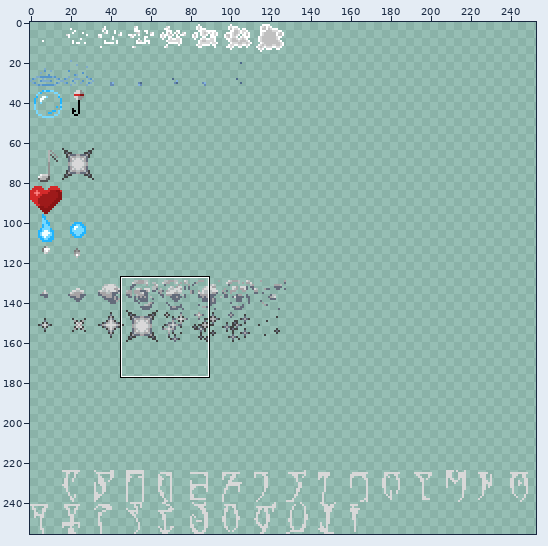
Sprite sheet: particles.png. Above, an overview of the earlier version with the close-up marked.
Close-up. Before the edit:
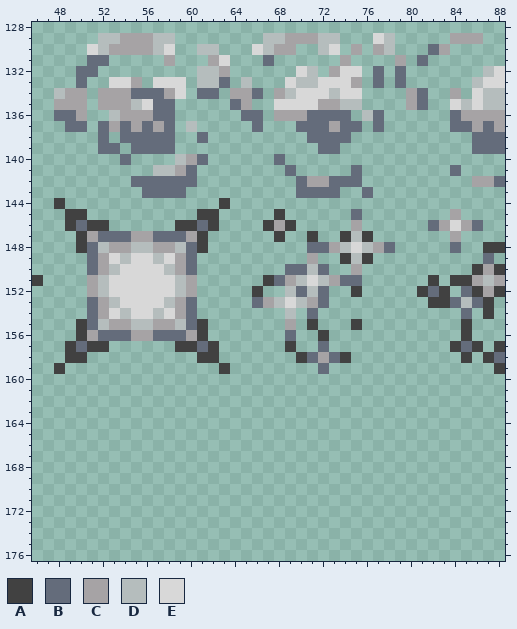
The file is 256x256 pixels. Pixels under 10% opacity are left out. Colours within 5 levels of each other are drawn and written as one. Shown: x 46..88, y 128..176. The wide view leaves out empty margins. The commit also changed other parts of the picture, which this record leaves out.
Palette (. is transparent): A #414141  B #646c7b  C #a6a3a5  D #b5bdbd  E #d8d8d8
Pixels before, first column x 46:
129 ......DDCCCDD........DDCCCDD...ED.....CCC..
130 .....EDCCCCDE..DD...EDCC..DE.C.CD...BC.....
131 .....BB.....C...CE...B......C....C.B.......
132 ....BB.........DDC......ED.CEE.B.B.......DE
133 ....B..EEC.EEE.DDB.D...EDDEEEC.B.B......DEE
134 ..DCC.CCCBBBCE.BB.CCB.CDEEEDEE....CB..C.EDD
135 ..CCC.CCCDEBB.....BC..EEEECCDD....CB..EDEDD
136 ..BBC..DCCCBB......BB.CCCBBBB.DB......BCCCC
137 ...BB.BCBCBCB.D.....B...BBBCBB.B......BBCBC
138 ......B.BBBBB..B.........BBBB...........BBB
139 ......BB.BBBB.............BB............BBB
140 ........B....DCB......B....................
141 ...........DDCB........B.....B........B....
142 .........BBBBBB.........BCCBBB..........CCB
143 ..........BBBB..........BBBB..B............
144 ..A..............A.........................
145 ...AA..........AA.....A......B........C....
146 ...ABAA......AABA....ACA.....C......BCECB..
147 ....ACBBBCCBBBCA......A..A..ADA.......C....
148 ....ABDCCDDCCDBA.........BBCDEDCB.....B..AA
149 .....BCEDEEDECB..........C..ADA..........B.
150 .....BCDEEEEDCB........BBDB..C..........ACA
151 A....CDEEEEEEDC......ABCDEDCBB......A.AACDC
152 .....CDEEEEEEDC.....A..DBDB..A.....ABA.BACA
153 .....BCDEEEEDCB.....BCDEDCB.........AABDBA.
154 .....BCEDEEDECB........D.B.............B.A.
155 ....ABDCCDDCCDBA.......C.A...A.........A...
156 ....ACBBBCCBBBCA.......B..A............A...
157 ...ABAA......AABA......A..B...........ABA.A
158 ...AA..........AA.......ABCBA..........A.AB
159 ..A..............A........B...............A
Now the later version:
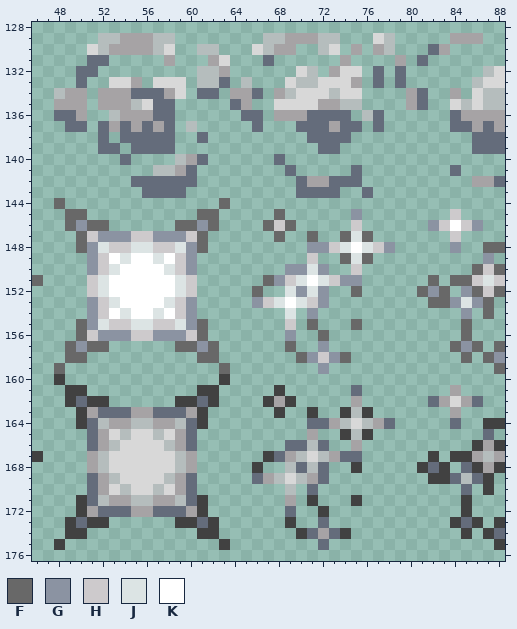
Colours new in this view: F #686868  G #8b93a2  H #cdcacc  J #dce4e4  K #ffffff
From old to new:
y 144: x 48 A -> F; x 63 A -> F
y 145: x 49..50 AA -> FF; x 61..62 AA -> FF; x 68 A -> F; x 75 B -> G; x 84 C -> H
y 146: x 49..52 ABAA -> FGFF; x 59..62 AABA -> FFGF; x 67..69 ACA -> FHF; x 75 C -> H; x 82..86 BCECB -> GHKHG
y 147: x 50..61 ACBBBCCBBBCA -> FHGGGHHGGGHF; x 68 A -> F; x 71 A -> F; x 74..76 ADA -> FJF; x 84 C -> H
y 148: x 50..61 ABDCCDDCCDBA -> FGJHHJJHHJGF; x 71..78 BBCDEDCB -> GGHJKJHG; x 84 B -> G; x 87..88 AA -> FF
y 149: x 51..60 BCEDEEDECB -> GHKJKKJKHG; x 71 C -> H; x 74..76 ADA -> FJF; x 87 B -> G
y 150: x 51..60 BCDEEEEDCB -> GHJKKKKJHG; x 69..72 BBDB -> GGJG; x 75 C -> H; x 86..88 ACA -> FHF
y 151: x 46 A -> F; x 51..60 CDEEEEEEDC -> HJKKKKKKJH; x 67..75 ABCDEDCBB -> FGHJKJHGG; x 82 A -> F; x 84..88 AACDC -> FFHJH
y 152: x 51..60 CDEEEEEEDC -> HJKKKKKKJH; x 66 A -> F; x 69..72 DBDB -> JGJG; x 75 A -> F; x 81..83 ABA -> FGF; x 85..88 BACA -> GFHF
y 153: x 51..60 BCDEEEEDCB -> GHJKKKKJHG; x 66..72 BCDEDCB -> GHJKJHG; x 82..87 AABDBA -> FFGJGF
y 154: x 51..60 BCEDEEDECB -> GHKJKKJKHG; x 69 D -> J; x 71 B -> G; x 85 B -> G; x 87 A -> F
y 155: x 50..61 ABDCCDDCCDBA -> FGJHHJJHHJGF; x 69 C -> H; x 71 A -> F; x 75 A -> F; x 85 A -> F
y 156: x 50..61 ACBBBCCBBBCA -> FHGGGHHGGGHF; x 69 B -> G; x 72 A -> F; x 85 A -> F
y 157: x 49..52 ABAA -> FGFF; x 59..62 AABA -> FFGF; x 69 A -> F; x 72 B -> G; x 84..86 ABA -> FGF; x 88 A -> F
y 158: x 49..50 AA -> FF; x 61..62 AA -> FF; x 70..74 ABCBA -> FGHGF; x 85 A -> F; x 87..88 AB -> FG
y 159: x 48 A -> F; x 63 A -> F; x 72 B -> G; x 88 A -> F
y 160: x 48 . -> A; x 63 . -> A
y 161: x 49..50 .. -> AA; x 61..62 .. -> AA; x 68 . -> A; x 75 . -> B; x 84 . -> C
y 162: x 49..52 .... -> ABAA; x 59..62 .... -> AABA; x 67..69 ... -> ACA; x 75 . -> C; x 82..86 ..... -> BCECB
y 163: x 50..61 ............ -> ACBBBCCBBBCA; x 68 . -> A; x 71 . -> A; x 74..76 ... -> ADA; x 84 . -> C
y 164: x 50..61 ............ -> ABDCCDDCCDBA; x 71..78 ........ -> BBCDEDCB; x 84 . -> B; x 87..88 .. -> AA
y 165: x 51..60 .......... -> BCEDEEDECB; x 71 . -> C; x 74..76 ... -> ADA; x 87 . -> B
y 166: x 51..60 .......... -> BCDEEEEDCB; x 69..72 .... -> BBDB; x 75 . -> C; x 86..88 ... -> ACA
y 167: x 46 . -> A; x 51..60 .......... -> CDEEEEEEDC; x 67..75 ......... -> ABCDEDCBB; x 82 . -> A; x 84..88 ..... -> AACDC
y 168: x 51..60 .......... -> CDEEEEEEDC; x 66 . -> A; x 69..72 .... -> DBDB; x 75 . -> A; x 81..83 ... -> ABA; x 85..88 .... -> BACA
y 169: x 51..60 .......... -> BCDEEEEDCB; x 66..72 ....... -> BCDEDCB; x 82..87 ...... -> AABDBA
y 170: x 51..60 .......... -> BCEDEEDECB; x 69 . -> D; x 71 . -> B; x 85 . -> B; x 87 . -> A
y 171: x 50..61 ............ -> ABDCCDDCCDBA; x 69 . -> C; x 71 . -> A; x 75 . -> A; x 85 . -> A
y 172: x 50..61 ............ -> ACBBBCCBBBCA; x 69 . -> B; x 72 . -> A; x 85 . -> A
y 173: x 49..52 .... -> ABAA; x 59..62 .... -> AABA; x 69 . -> A; x 72 . -> B; x 84..86 ... -> ABA; x 88 . -> A
y 174: x 49..50 .. -> AA; x 61..62 .. -> AA; x 70..74 ..... -> ABCBA; x 85 . -> A; x 87..88 .. -> AB
y 175: x 48 . -> A; x 63 . -> A; x 72 . -> B; x 88 . -> A
